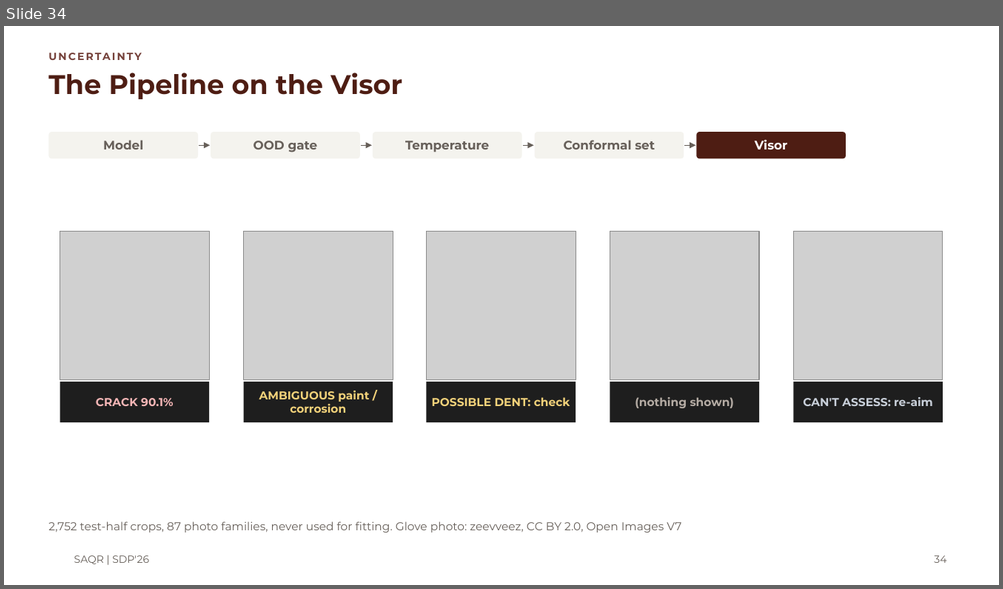
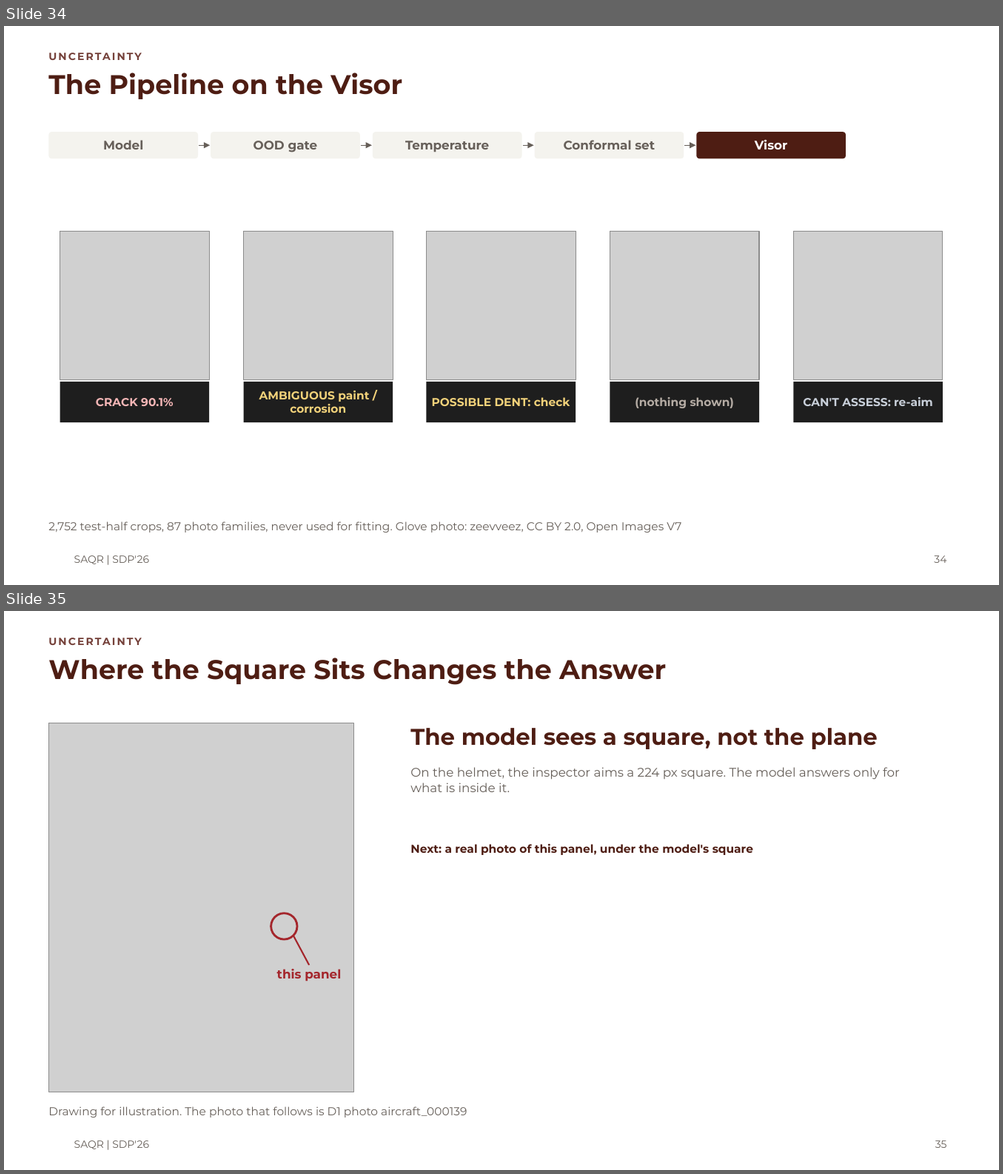
Before and after one commit to MASAR-AUS/SAQR, a slide deck: SAQR CMP490 Presentation.pptx. Shown one above the other, each under a label of ours: slide 34 before the commit, slides 34 and 35 after it. The pictures are 1003x589 and 1003x1174 pixels, drawn with LibreOffice and Linux fonts; fonts in the diff are those of the drawing; grey boxes stand for pictures; background and template pictures are left out. Boxes give left, top, right and bottom in pixels: in the first picture for what was removed or moved away, otherwise in the second. Text is boxed around its words. In the diff, an @@ line names an element or a change of style, - is before the commit and + after.

```diff
--- a/SAQR CMP490 Presentation.pptx
+++ b/SAQR CMP490 Presentation.pptx
@@ slide 35 added at [4,611,999,1170], background #FFFFFF; not listed: 1 template element that a slide beside it also shows @@
@@ text added at [48,633,720,649], 10 pt, text #75413A, bold @@
+UNCERTAINTY
@@ title added at [48,658,666,685], 26 pt, text #4E1D13, bold @@
+Where the Square Sits Changes the Answer
@@ picture added at [48,723,354,1092] @@
@@ text added at [410,728,877,749], 22 pt, text #4E1D13, bold @@
+The model sees a square, not the plane
@@ text added at [410,767,899,792], 12 pt, text #665F59 @@
+On the helmet, the inspector aims a 224 px square. The model answers only for what is inside it.
@@ text added at [410,844,753,855], 11 pt, text #4E1D13, bold @@
+Next: a real photo of this panel, under the model's square
@@ ellipse added at [271,913,297,940], outline #A4262C 2 pt @@
@@ line added from (293, 936) to (309, 965), #A4262C 1.5 pt @@
@@ text added at [277,969,341,982], 12 pt, text #A4262C, bold @@
+this panel
@@ text added at [48,1107,466,1118], 11 pt, text #665F59 @@
+Drawing for illustration. The photo that follows is D1 photo aircraft_000139
@@ page number added at [935,1141,947,1148], 10 pt, text #665F59 @@
+35
```
Also in this commit, not shown: 4 slides changed, 8 other slides added.
